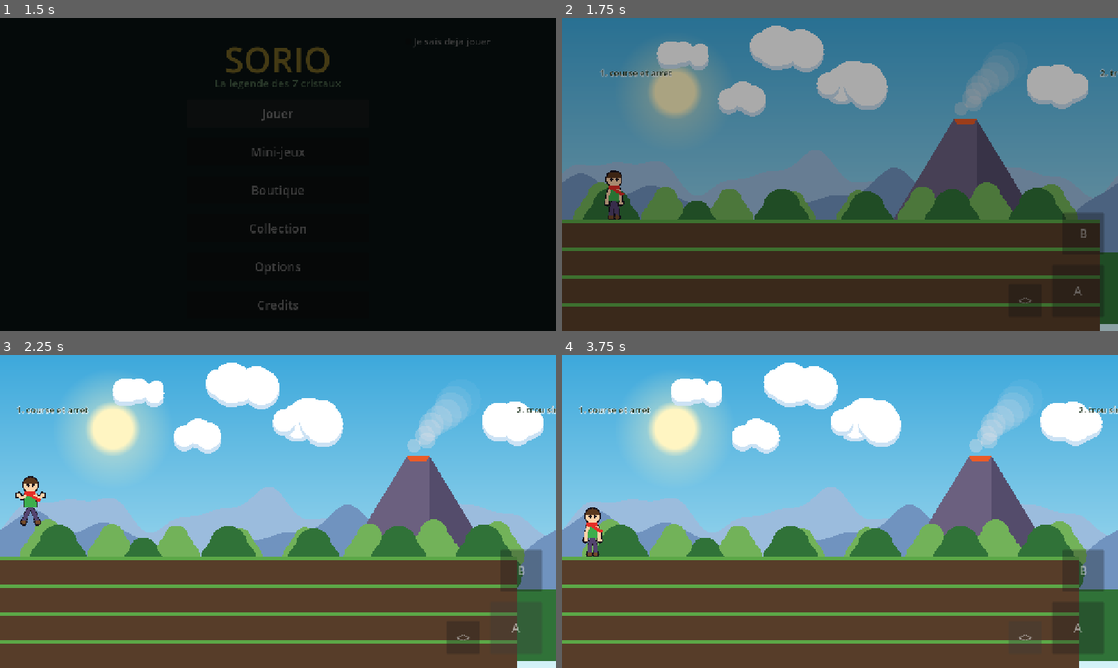
Above: before the commit, frames 1-4 (two rows, left to right).
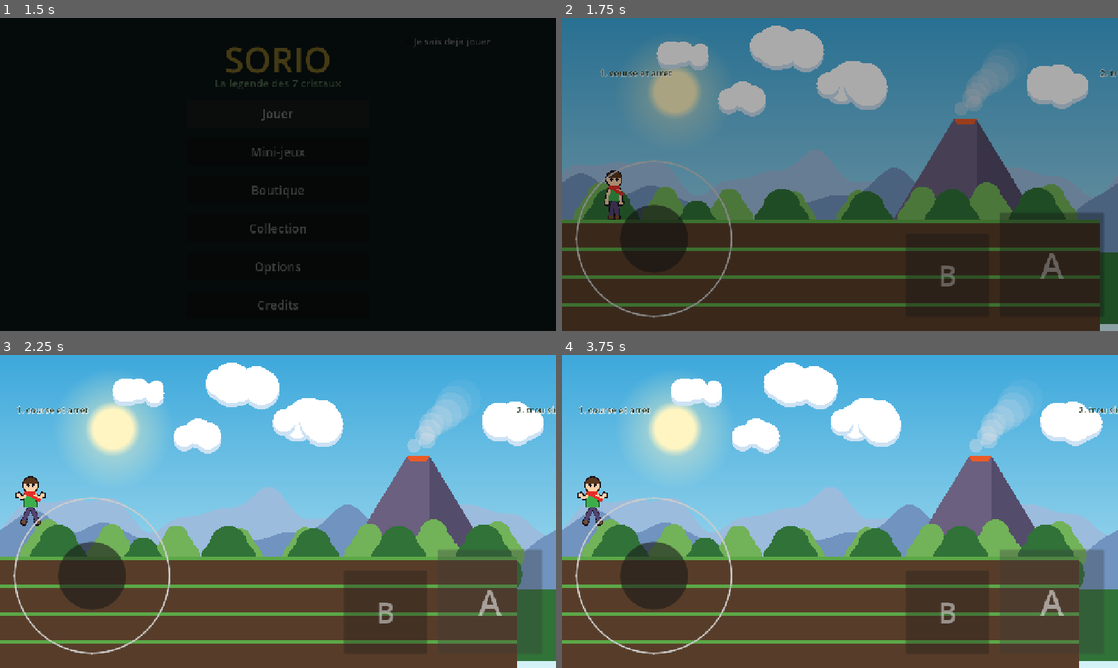
Above: after the commit, the same moments.

Repository: ChrisSanchezfrance/SORIO
Game: Godot game, scene res://src/scenes/boot/boot.tscn
Two runs of this game, one before a commit and one after it. Both use one fixed random seed, a clock stepped at 60 frames per second and the inputs below.
Inputs (mouse positions are in pixels of both pictures, inside the frame that each line leads up to):
- Up to frame 1 (1.5 s): tap Enter at 0.5 s; hold Right (move_right) 0.53-1.25 s; tap E (swap_pocket) at 0.6 s; tap Space (jump) at 0.77 s; click "Jouer" at 1.25 s
- Up to frame 2 (1.75 s): no input
- Up to frame 3 (2.25 s): click "A" at 2 s
- Up to frame 4 (3.75 s): click "B" at 2.75 s; click (1023, 636) at 3.5 s, where only the run before the commit has a clickable "<>"

Frame 1 is identical in both runs. In frame 2, 3.7% of the frame differs, in the area x 2-95%, y 45-96%; in frame 3, 3.8%; in frame 4, 4.5%, in the area x 2-95%, y 38-96%.

Commit message:
Controles tactiles : joystick a gauche, deux boutons a droite, doubles
Stick 180 -> 360 px, A 120 -> 240 px, B 96 -> 192 px, lettre
proportionnelle au bouton. Le reglage Options > Taille des boutons
multiplie ces valeurs (Petit x0,85 jusqu'a Tres grand x1,5).

Trois decisions prises en cours de route :

- Deux boutons, pas trois. Le bouton poche de C.1 revient en passe 4, avec
  les pouvoirs : tant qu'il n'y a rien a echanger, c'est une cible tactile
  qui masque le jeu pour rien.
- Cote a cote, alignes par le bas. Empiles, un B de 192 px finissait au
  milieu du ciel, hors de portee d'un pouce pose dans le coin. En diagonale,
  les deux se chevauchaient — c'est l'assertion du critere 4 de C.2, ecrite
  dans le code, qui l'a attrape.
- Le stick reste visible au repos. Il etait en "apparait au toucher" : un
  stick qu'on ne voit pas n'existe pas pour un enfant qui decouvre le jeu.
  Il se replace quand meme sous le pouce des le contact.

Sa position de repos est calculee depuis son rayon reel plus la marge de
bord, donc il reste entierement a l'ecran quelle que soit la resolution.

11 tests montent les vrais controles et mesurent les vraies positions :
marges de bord, 24 px d'ecart minimum, stick entierement visible, miroir
gaucher complet sans perte de fonctionnalite, et le fait que "Tres grand" ne
pousse aucun bouton hors de l'ecran.

70 tests au vert. Build web republie.

Diff:
--- a/src/scenes/ui/touch_controls.gd
+++ b/src/scenes/ui/touch_controls.gd
@@ -1,3 +1,4 @@
+class_name TouchControls
 extends CanvasLayer
 ## Controles tactiles (C.1).
 ##
@@ -14,20 +15,38 @@
 
 ## Le stick occupe le tiers gauche de l'ecran (C.1).
 const STICK_ZONE_RATIO: float = 1.0 / 3.0
-const STICK_SIZE: float = 180.0
-const STICK_TIP_SIZE: float = 78.0
+## Tailles doublees a la demande : des doigts d'enfant sur un telephone
+## visent mal, et un controle trop petit est la premiere cause de mort
+## injuste. Le joueur peut redescendre via Options > Taille des boutons
+## (Petit x0,85 jusqu'a Tres grand x1,5), qui multiplie ces valeurs.
+const STICK_SIZE: float = 360.0
+const STICK_TIP_SIZE: float = 156.0
 ## Marge de securite sous les controles : la zone de jeu reste degagee (C.1).
 const SAFE_MARGIN: float = 80.0
 
-## Tailles des trois boutons. A est le plus gros et le plus bas (C.1).
-const BUTTON_A_SIZE: Vector2 = Vector2(120.0, 120.0)
-const BUTTON_B_SIZE: Vector2 = Vector2(96.0, 96.0)
-const BUTTON_POCKET_SIZE: Vector2 = Vector2(76.0, 76.0)
+## Deux boutons a droite, doubles. A reste le plus gros et le plus bas :
+## c'est le saut, donc celui que le pouce doit trouver sans regarder (C.1).
+const BUTTON_A_SIZE: Vector2 = Vector2(240.0, 240.0)
+const BUTTON_B_SIZE: Vector2 = Vector2(192.0, 192.0)
+
+## A et B sont COTE A COTE, alignes par le bas. Deux autres dispositions ont
+## ete essayees et ecartees a cette taille : empiles, B finissait au milieu
+## du ciel, hors de portee d'un pouce pose dans le coin ; en diagonale, les
+## deux se chevauchaient (l'assertion plus bas l'a attrape). Cote a cote,
+## les deux restent bas, dans la course naturelle du pouce, et ne masquent
+## plus le ciel ni le volcan.
+
+## Le bouton poche de C.1 revient en passe 4, avec les pouvoirs : tant qu'il
+## n'y a rien a echanger, c'est une cible tactile qui masque le jeu pour
+## rien.
+
+## Hauteur de la lettre par rapport au bouton : un "A" de 28 px perdu au
+## milieu d'un bouton de 240 px ne se lit pas comme une commande.
+const LABEL_RATIO: float = 0.34
 
 var _stick: VirtualJoystick = null
 var _button_a: TouchButton = null
 var _button_b: TouchButton = null
-var _button_pocket: TouchButton = null
 var _root: Control = null
 
 
@@ -59,7 +78,6 @@
 
 	_button_a = _make_button("A", BUTTON_A_SIZE, &"jump")
 	_button_b = _make_button("B", BUTTON_B_SIZE, &"power")
-	_button_pocket = _make_button("<>", BUTTON_POCKET_SIZE, &"swap_pocket")
 
 
 ## Un bouton tactile qui tient une action enfoncee tant que le doigt est pose.
@@ -71,7 +89,7 @@
 	button.custom_minimum_size = size
 	button.size = size
 	button.follow_button_scale = false
-	button.add_theme_font_size_override("font_size", 28)
+	button.add_theme_font_size_override("font_size", int(size.y * LABEL_RATIO))
 	button.button_down.connect(func() -> void: Input.action_press(action))
 	button.button_up.connect(func() -> void: Input.action_release(action))
 	_root.add_child(button)
@@ -98,52 +116,73 @@
 	_stick.joystick_mode = (
 		VirtualJoystick.JOYSTICK_DYNAMIC if dynamic else VirtualJoystick.JOYSTICK_FIXED
 	)
-	# Un stick dynamique affiche en permanence serait un mensonge visuel : il
-	# n'est pas la ou il est dessine. Il ne se montre donc qu'une fois touche.
-	_stick.visibility_mode = (
-		VirtualJoystick.VISIBILITY_WHEN_TOUCHED
-		if dynamic
-		else VirtualJoystick.VISIBILITY_ALWAYS
-	)
+	# Le stick reste VISIBLE au repos, meme en mode dynamique. Un stick qui
+	# n'apparait qu'au toucher n'existe pas pour un enfant qui decouvre le
+	# jeu : il ne peut pas deviner qu'il faut poser le pouce quelque part.
+	# En mode dynamique il se replace sous le pouce des le contact, donc on
+	# garde la souplesse sans sacrifier la decouverte (D.6 : comprendre et
+	# jouer seul en moins de 60 secondes).
+	_stick.visibility_mode = VirtualJoystick.VISIBILITY_ALWAYS
+	# Position de repos : la ou le pouce tombe quand on tient le telephone a
+	# deux mains, mais jamais a cheval sur un bord. Le retrait est calcule
+	# depuis le rayon reel du stick plus la marge de securite de C.2, donc
+	# il reste correct meme si on change la taille ou la resolution.
 	var stick_width: float = screen.x * STICK_ZONE_RATIO
 	_stick.size = Vector2(stick_width, screen.y * 0.6)
 	_stick.position = Vector2(
 		screen.x - stick_width if left_handed else 0.0,
 		screen.y - _stick.size.y
 	)
+	# `joystick_size` est un diametre : le retrait vaut donc la moitie, plus
+	# la marge de bord.
+	var inset: float = STICK_SIZE * 0.5 + edge
+	var rest: Vector2 = Vector2(
+		screen.x - inset if left_handed else inset,
+		screen.y - inset
+	)
+	_stick.initial_offset_ratio = Vector2(
+		clampf((rest.x - _stick.position.x) / maxf(1.0, _stick.size.x), 0.0, 1.0),
+		clampf((rest.y - _stick.position.y) / maxf(1.0, _stick.size.y), 0.0, 1.0)
+	)
 
-	# Boutons : A le plus gros et le plus bas, B au-dessus, poche a cote.
+	# A dans le coin, B en diagonale sur l'arc du pouce.
 	var a_size: Vector2 = BUTTON_A_SIZE * scale
 	var b_size: Vector2 = BUTTON_B_SIZE * scale
-	var pocket_size: Vector2 = BUTTON_POCKET_SIZE * scale
 	_resize(_button_a, a_size)
 	_resize(_button_b, b_size)
-	_resize(_button_pocket, pocket_size)
 
 	var a_pos: Vector2 = Vector2(
 		edge if left_handed else screen.x - edge - a_size.x,
 		screen.y - edge - a_size.y
 	)
 	_button_a.position = a_pos
-	_button_b.position = Vector2(
-		a_pos.x + (a_size.x - b_size.x) * (0.0 if left_handed else 1.0),
-		a_pos.y - gap - b_size.y
+
+	# B se pose a cote de A, vers le centre de l'ecran, et aligne par le bas.
+	# En mode gaucher il part de l'autre cote (C.9).
+	var b_x: float = (
+		a_pos.x + a_size.x + gap if left_handed else a_pos.x - gap - b_size.x
 	)
-	# La poche se place du cote interieur, vers le centre de l'ecran.
-	var pocket_x: float = (
-		a_pos.x + a_size.x + gap if left_handed else a_pos.x - gap - pocket_size.x
+	_button_b.position = Vector2(b_x, a_pos.y + a_size.y - b_size.y)
+
+	# Critere 4 de C.2 : au moins 24 px de vide entre deux boutons. Verifie
+	# ici plutot que relu, parce que le decalage est en pourcentage et qu'un
+	# changement de taille pourrait les faire se toucher.
+	assert(
+		not _button_a.get_rect().grow(gap * 0.5).intersects(_button_b.get_rect()),
+		"A et B se chevauchent ou sont trop proches"
 	)
-	_button_pocket.position = Vector2(pocket_x, a_pos.y + a_size.y - pocket_size.y)
 
 
 func _resize(button: TouchButton, size: Vector2) -> void:
 	button.custom_minimum_size = size
 	button.size = size
 	button.pivot_offset = size / 2.0
+	button.add_theme_font_size_override("font_size", int(size.y * LABEL_RATIO))
 
 
 ## Hauteur reservee aux controles : la zone de jeu ne doit jamais etre
 ## recouverte (C.1). Le niveau s'en sert pour caler sa camera.
 func reserved_bottom_height() -> float:
-	return BUTTON_A_SIZE.y * Settings.get_float_option(&"controls", &"button_scale") \
-		+ TouchButton.EDGE_MARGIN + SAFE_MARGIN
+	var scale: float = Settings.get_float_option(&"controls", &"button_scale")
+	# A est le plus haut des deux : c'est lui qui fixe la hauteur occupee.
+	return BUTTON_A_SIZE.y * scale + TouchButton.EDGE_MARGIN
--- /dev/null
+++ b/tests/touch_layout_test.gd
@@ -0,0 +1,165 @@
+extends TestCase
+## Mise en page des controles tactiles (C.1 et C.2).
+##
+## Ces cas montent les vrais controles et mesurent les vraies positions. Une
+## mise en page tactile se casse silencieusement : on change une taille, un
+## bouton sort de l'ecran ou deux cibles se touchent, et ca ne se voit qu'a
+## la main sur un telephone. Ici ca echoue tout de suite.
+
+const CONTROLS_SCENE: String = "res://src/scenes/ui/touch_controls.tscn"
+const SCREEN: Vector2 = Vector2(1280.0, 720.0)
+
+var _controls: CanvasLayer = null
+
+
+func before_each() -> void:
+	_controls = load(CONTROLS_SCENE).instantiate() as CanvasLayer
+	tree.root.add_child(_controls)
+	await tree.process_frame
+
+
+func after_each() -> void:
+	Settings.set_option(&"controls", &"left_handed", false)
+	Settings.set_option(&"controls", &"button_scale", 1.0)
+	if is_instance_valid(_controls):
+		_controls.queue_free()
+	_controls = null
+
+
+func _stick() -> Control:
+	return _controls.get("_stick") as Control
+
+
+func _button_a() -> TouchButton:
+	return _controls.get("_button_a") as TouchButton
+
+
+func _button_b() -> TouchButton:
+	return _controls.get("_button_b") as TouchButton
+
+
+func _screen() -> Vector2:
+	return Vector2(_controls.get_viewport().get_visible_rect().size)
+
+
+# --- Disposition demandee ---------------------------------------------------
+
+func test_stick_is_on_the_left_and_buttons_on_the_right() -> void:
+	var screen: Vector2 = _screen()
+	var middle: float = screen.x * 0.5
+	assert_lt(_stick().position.x + _stick().size.x * 0.5, middle,
+		"le stick doit rester dans la moitie gauche")
+	assert_gt(_button_a().position.x, middle, "A doit etre a droite")
+	assert_gt(_button_b().position.x, middle, "B doit etre a droite")
+
+
+func test_there_are_exactly_two_action_buttons() -> void:
+	# Le bouton poche revient en passe 4, avec les pouvoirs : tant qu'il n'y
+	# a rien a echanger, c'est une cible qui masque le jeu pour rien.
+	var buttons: int = 0
+	for child: Node in _controls.get_child(0).get_children():
+		if child is TouchButton:
+			buttons += 1
+	assert_eq(buttons, 2)
+
+
+func test_a_is_the_biggest_and_the_lowest() -> void:
+	# A est le saut : le pouce doit le trouver sans regarder (C.1).
+	assert_gt(_button_a().size.y, _button_b().size.y)
+	var a_bottom: float = _button_a().position.y + _button_a().size.y
+	var b_bottom: float = _button_b().position.y + _button_b().size.y
+	assert_almost_eq(a_bottom, b_bottom, 1.0, "les deux sont alignes par le bas")
+	assert_gt(_button_a().position.x, _button_b().position.x,
+		"A est le plus proche du bord, donc du pouce")
+
+
+# --- Criteres de C.2 --------------------------------------------------------
+
+func test_buttons_respect_the_edge_margin() -> void:
+	var screen: Vector2 = _screen()
+	var margin: float = TouchButton.EDGE_MARGIN
+	for button: TouchButton in [_button_a(), _button_b()]:
+		var rect: Rect2 = button.get_rect()
+		assert_gt(rect.position.x, margin - 1.0, "trop pres du bord gauche")
+		assert_gt(rect.position.y, margin - 1.0, "trop pres du bord haut")
+		assert_lt(rect.position.x + rect.size.x, screen.x - margin + 1.0,
+			"deborde a droite")
+		assert_lt(rect.position.y + rect.size.y, screen.y - margin + 1.0,
+			"deborde en bas")
+
+
+func test_buttons_keep_at_least_24px_between_them() -> void:
+	var gap: float = _button_a().position.x \
+		- (_button_b().position.x + _button_b().size.x)
+	assert_gt(gap, TouchButton.MIN_SPACING - 0.5,
+		"critere 4 de C.2 : au moins 24 px de vide")
+
+
+func test_buttons_are_far_above_the_minimum_size() -> void:
+	# Tailles doublees a la demande : on verifie qu'on est bien au-dessus du
+	# plancher de 64 px, pas juste au-dessus.
+	for button: TouchButton in [_button_a(), _button_b()]:
+		assert_gt(button.size.x, TouchButton.MIN_VISUAL_SIZE * 2.0)
+		assert_gt(button.size.y, TouchButton.MIN_VISUAL_SIZE * 2.0)
+
+
+func test_stick_stays_fully_on_screen() -> void:
+	# La position de repos est calculee depuis le rayon : un stick a cheval
+	# sur un bord serait a moitie inatteignable.
+	var screen: Vector2 = _screen()
+	var control: Control = _stick()
+	# `joystick_size` est un diametre.
+	var radius: float = TouchControls.STICK_SIZE * 0.5
+	var center: Vector2 = control.position + control.size * control.get(
+		"initial_offset_ratio"
+	)
+	assert_gt(center.x - radius, 0.0, "le stick deborde a gauche")
+	assert_lt(center.y + radius, screen.y + 1.0, "le stick deborde en bas")
+	assert_lt(center.x + radius, screen.x, "le stick deborde a droite")
+
+
+# --- Mode gaucher (C.9) -----------------------------------------------------
+
+func test_left_handed_mirrors_the_whole_layout() -> void:
+	Settings.set_option(&"controls", &"left_handed", true)
+	await tree.process_frame
+	var screen: Vector2 = _screen()
+	var middle: float = screen.x * 0.5
+	assert_gt(_stick().position.x + _stick().size.x * 0.5, middle,
+		"stick a droite en mode gaucher")
+	assert_lt(_button_a().position.x, middle, "A a gauche en mode gaucher")
+	assert_lt(_button_b().position.x, middle, "B a gauche en mode gaucher")
+
+
+func test_left_handed_loses_no_button() -> void:
+	Settings.set_option(&"controls", &"left_handed", true)
+	await tree.process_frame
+	# C.9 : aucune fonctionnalite n'est perdue.
+	assert_true(_button_a().visible)
+	assert_true(_button_b().visible)
+	var gap: float = _button_b().position.x \
+		- (_button_a().position.x + _button_a().size.x)
+	assert_gt(gap, TouchButton.MIN_SPACING - 0.5,
+		"l'espacement doit tenir aussi en miroir")
+
+
+# --- Taille reglable --------------------------------------------------------
+
+func test_smaller_preset_shrinks_the_buttons() -> void:
+	var before: float = _button_a().size.y
+	Settings.set_option(&"controls", &"button_scale", 0.85)
+	await tree.process_frame
+	assert_lt(_button_a().size.y, before,
+		"le reglage Petit doit reellement reduire les boutons")
+
+
+func test_largest_preset_still_fits_on_screen() -> void:
+	# Doubler la base ET choisir "Tres grand" ne doit pas pousser un bouton
+	# hors de l'ecran.
+	Settings.set_option(&"controls", &"button_scale", 1.5)
+	await tree.process_frame
+	var screen: Vector2 = _screen()
+	for button: TouchButton in [_button_a(), _button_b()]:
+		assert_gt(button.position.x, 0.0, "bouton hors ecran a gauche")
+		assert_lt(button.position.y + button.size.y, screen.y + 1.0,
+			"bouton hors ecran en bas")
Binary file added: docs/images/passe1_controles.png
Not shown, added: docs/images/passe1_decor.png.import
Not shown, added: tests/touch_layout_test.gd.uid
Not shown, changed: PROGRESS.md
